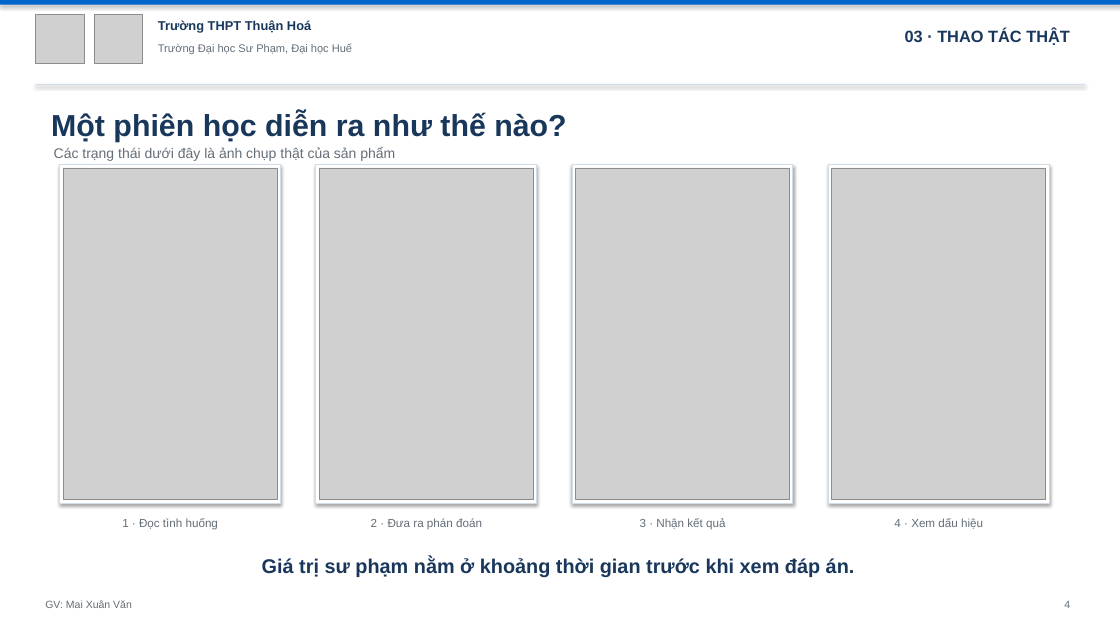
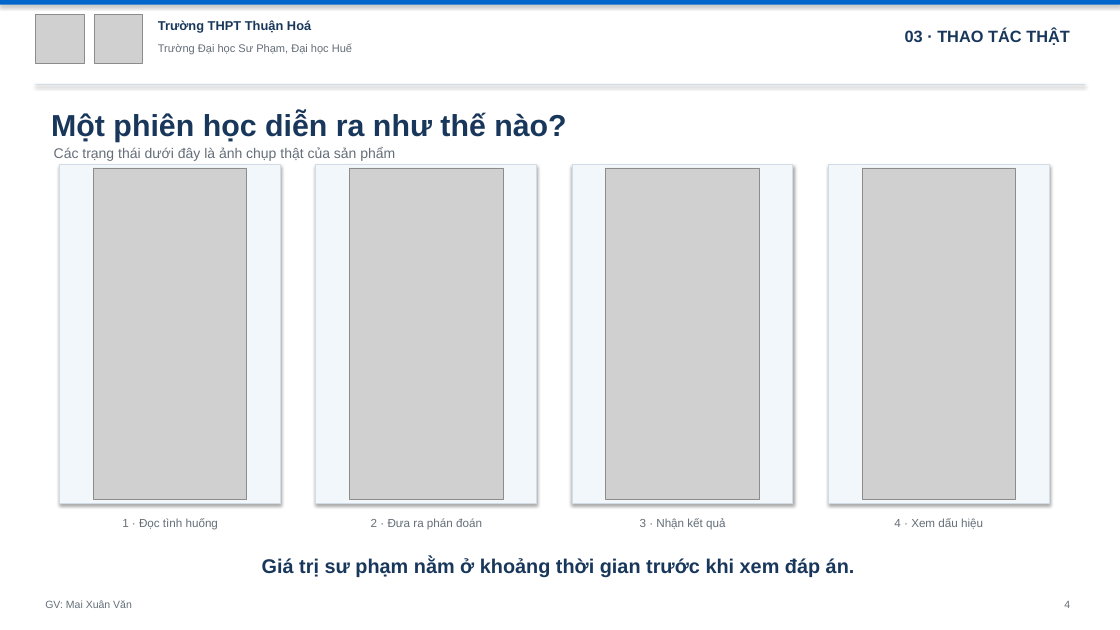
Before and after one commit to mxuanvan02/ainatomy, a slide deck: slide 4 of template_thuanhoa.pptx. Drawn at 1120x630 pixels with LibreOffice and Linux fonts; fonts in the diff are those of the drawing; grey boxes stand for pictures. Boxes give left, top, right and bottom in pixels: in the first picture for what was removed or moved away, otherwise in the second. Text is boxed around its words. In the diff, an @@ line names an element or a change of style, - is before the commit and + after.

```diff
--- a/template_thuanhoa.pptx
+++ b/template_thuanhoa.pptx
@@ picture: place and size @@
-picture at [63,168,277,500]
+picture at [93,168,247,500]
@@ picture: place and size @@
-picture at [319,168,534,500]
+picture at [350,168,503,500]
@@ picture: place and size @@
-picture at [576,168,790,500]
+picture at [606,168,760,500]
@@ fill #FFFFFF to #F2F7FC in 4 elements at [60,165,281,503], [316,165,537,503], [572,165,793,503], [828,165,1049,503] @@
@@ picture: place and size @@
-picture at [832,168,1046,500]
+picture at [862,168,1016,500]
```
Also in this commit, not shown: 11 other slides changed, 3 other files.
